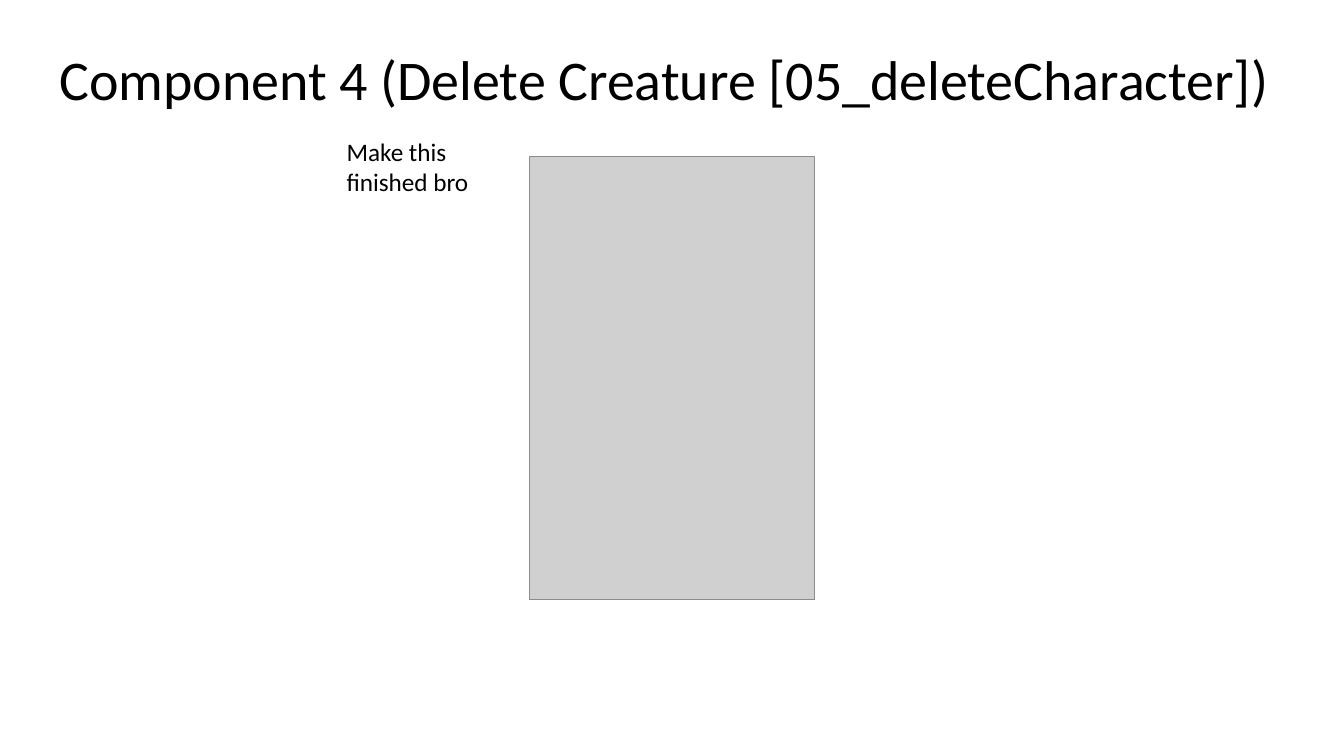
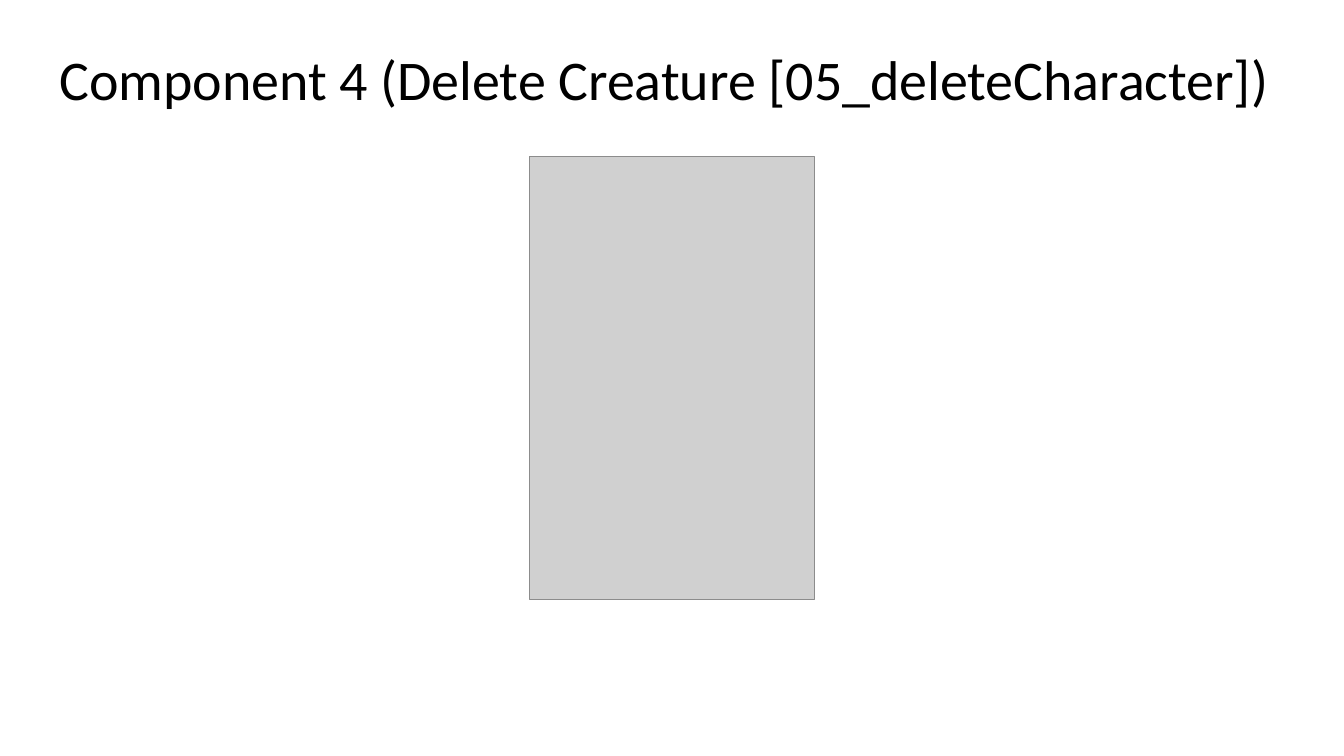
Before and after one commit to Jaxku/Assessment---Monster-Cards, a slide deck: slide 20 of 2.7 and 2.8 Documentation Template.pptx. Drawn at 1344x756 pixels with LibreOffice and Linux fonts; fonts in the diff are those of the drawing; grey boxes stand for pictures. Boxes give left, top, right and bottom in pixels: in the first picture for what was removed or moved away, otherwise in the second. Text is boxed around its words. In the diff, an @@ line names an element or a change of style, - is before the commit and + after.

```diff
--- a/2.7 and 2.8 Documentation Template.pptx
+++ b/2.7 and 2.8 Documentation Template.pptx
@@ text removed at [347, 143, 468, 192] @@
-Make this finished bro
```
Also in this commit, not shown: 1 other slide changed, 5 slides added, 2 other files.
